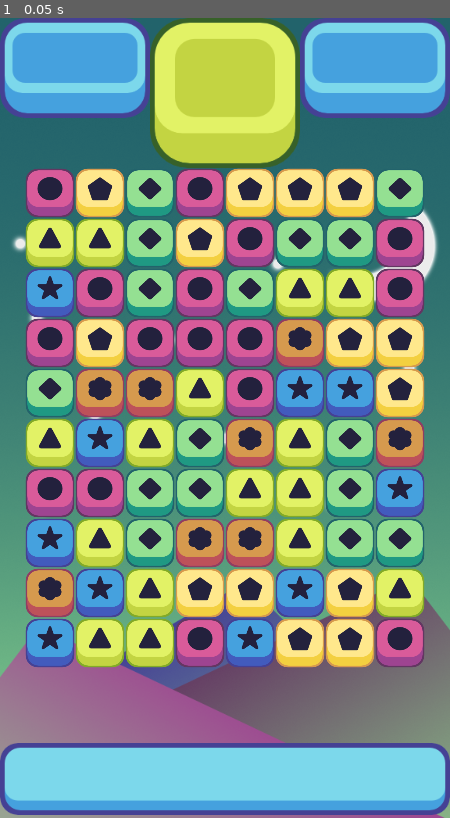
Above: before the commit, frame 1.
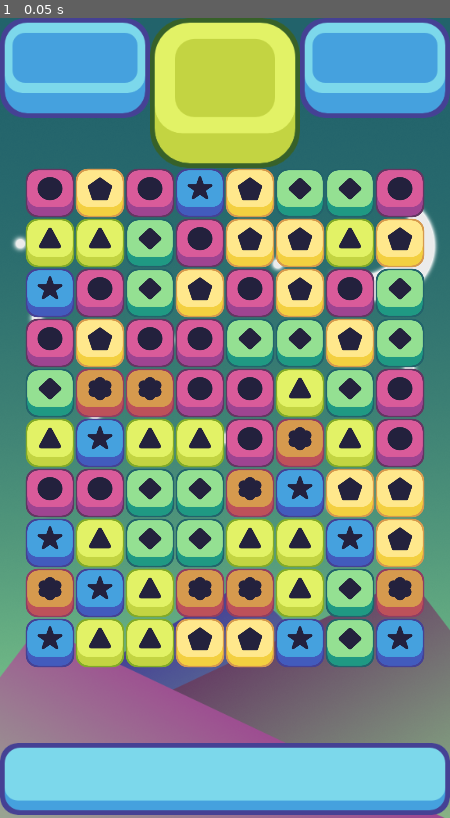
Above: after the commit, the same moment.

Repository: ribeirofrv/match-three
Game: Godot game, scene res://scenes/game_window.tscn
The game is run twice, just before and just after one commit, with the same random seed, the same clock (stepped at 60 frames per second) and the same inputs.
Inputs:
- Up to frame 1 (0.05 s): no input

The runs differ from the first frame. In frame 1, 25% of the frame differs, in the area x 28-95%, y 18-82%.

Commit message:
feat: filling the board without a match

Diff:
--- a/scripts/grid.gd
+++ b/scripts/grid.gd
@@ -35,8 +35,27 @@
 		for row in heigth:
 			var random = floor(rand_range(0, possible_pieces.size()));
 			var piece  = possible_pieces[random].instance();
+
+			var loops = 0;
+			while(match_at(column, row, piece.color) && (loops < 100)):
+				random = floor(rand_range(0, possible_pieces.size()));
+				loops += 1;
+				piece  = possible_pieces[random].instance();
+
 			add_child(piece);
 			piece.position = grid_to_pixel(column, row);
+			all_pieces[column][row] = piece;
+
+func match_at(column, row, color):
+	if column > 1:
+		if all_pieces[column - 1][row] != null && all_pieces[column - 2][row] != null:
+			if all_pieces[column - 1][row].color == color && all_pieces[column - 2][row].color == color:
+				return true;
+	if row > 1:
+		if all_pieces[column][row - 1] != null && all_pieces[column][row - 2] != null:
+			if all_pieces[column][row - 1].color == color && all_pieces[column][row - 2].color == color:
+				return true;
+	pass;
 
 func grid_to_pixel(column, row):
 	var new_x = x_start + offset * column;
